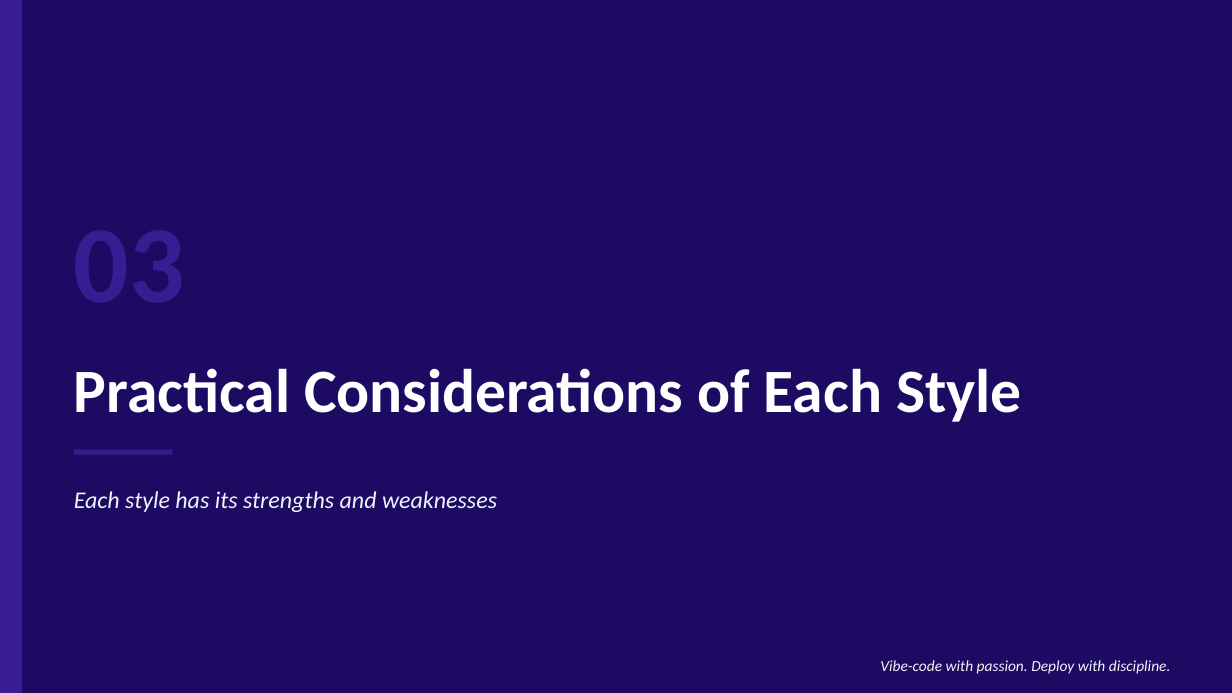
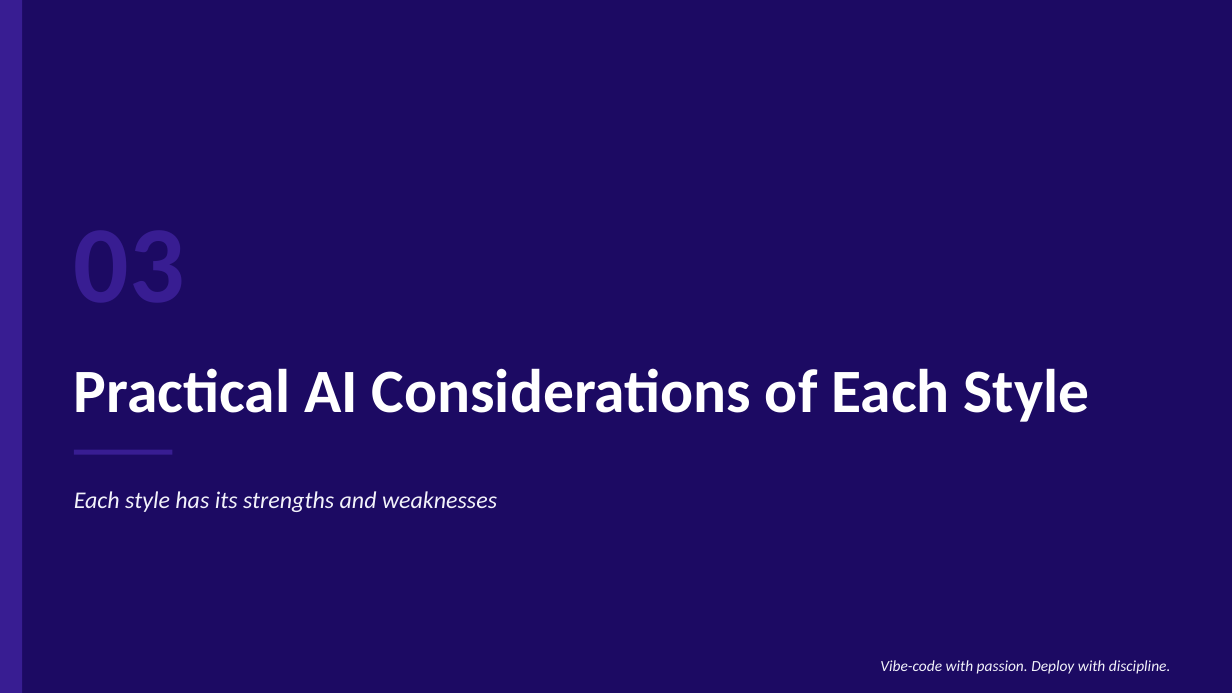
Before and after one commit to CommonDialog/Presentations, a slide deck: slide 10 of SoftEd/BrownfieldVsGreenfield/Greenfield vs Brownfield.pptx [Autosaved].pptx. Drawn at 1232x693 pixels with LibreOffice and Linux fonts; fonts in the diff are those of the drawing. Boxes give left, top, right and bottom in pixels: in the first picture for what was removed or moved away, otherwise in the second. Text is boxed around its words. In the diff, an @@ line names an element or a change of style, - is before the commit and + after.

```diff
--- a/SoftEd/BrownfieldVsGreenfield/Greenfield vs Brownfield.pptx [Autosaved].pptx
+++ b/SoftEd/BrownfieldVsGreenfield/Greenfield vs Brownfield.pptx [Autosaved].pptx
@@ text at box(74, 368, 1090, 422): text changed @@
-Practical Considerations of Each Style
+Practical AI Considerations of Each Style
```
Also in this commit, not shown: 13 other slides changed.
